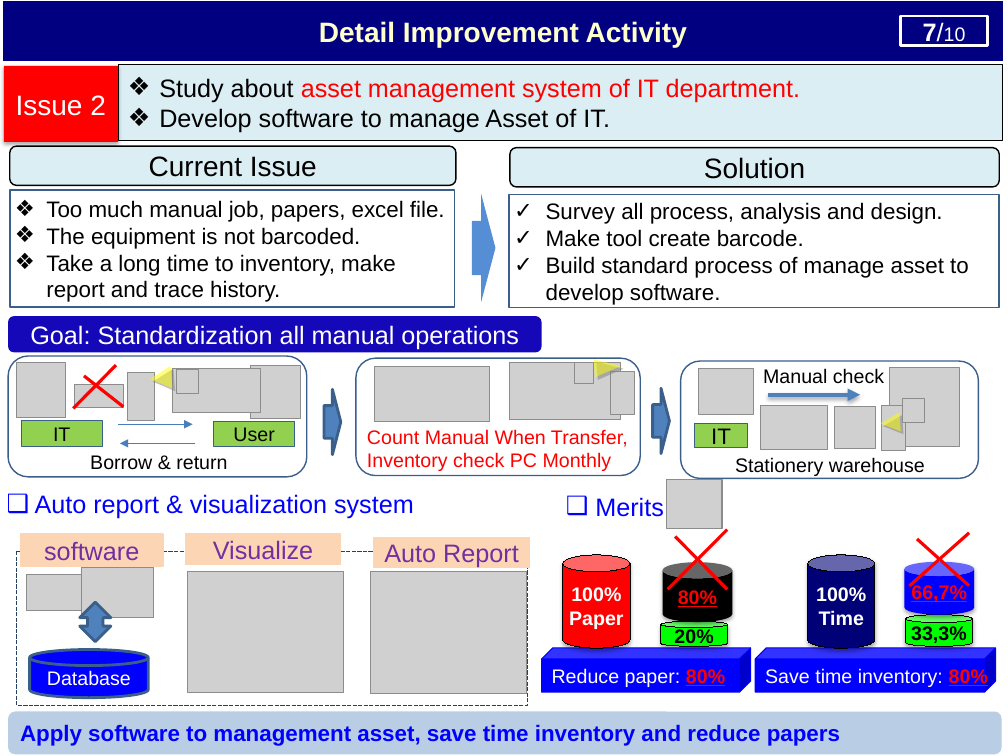
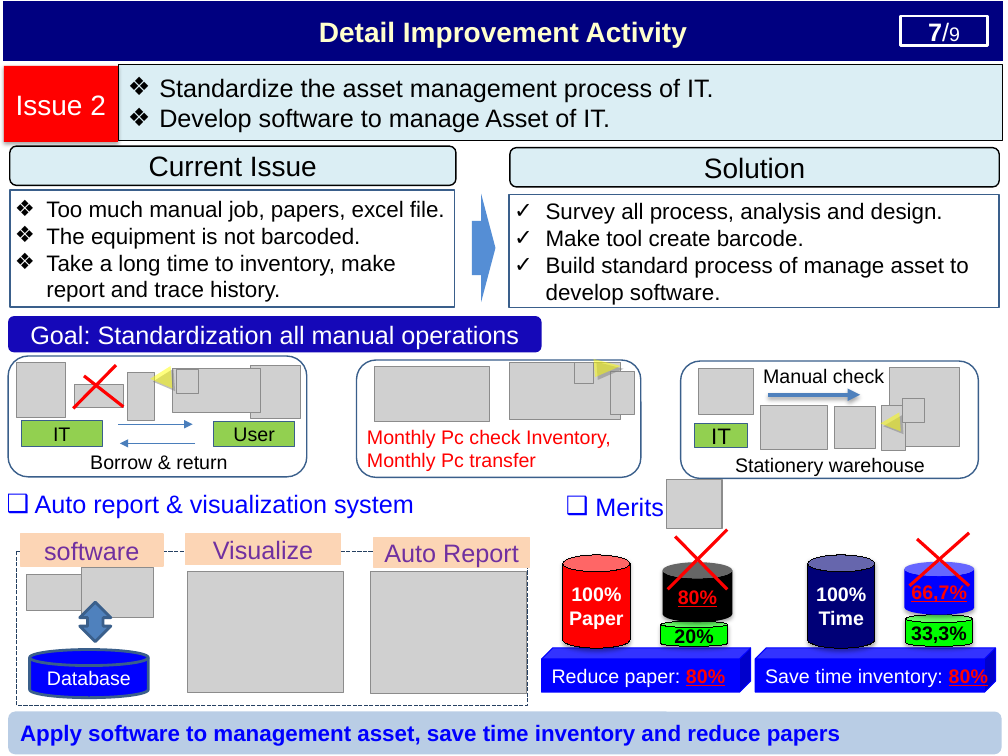
Before and after one commit to thietbicongnghevietnam/ReportPSNV, a slide deck: slide 8 of Report_test.pptx. Drawn at 1008x756 pixels with LibreOffice and Linux fonts; fonts in the diff are those of the drawing; grey boxes stand for pictures. Boxes give left, top, right and bottom in pixels: in the first picture for what was removed or moved away, otherwise in the second. Text is boxed around its words. In the diff, an @@ line names an element or a change of style, - is before the commit and + after.

```diff
--- a/Report_test.pptx
+++ b/Report_test.pptx
@@ text in rectangle at (x1=928, y1=22, x2=960, y2=46): text changed @@
-7/10
+7/9
@@ text in rectangle at (x1=159, y1=78, x2=714, y2=102): text changed; text colour #FF0000 to #000000 @@
-❖ Study about asset management system of IT department.
+❖ Standardize the asset management process of IT.
@@ right arrow removed at (x1=324, y1=389, x2=341, y2=455) @@
@@ right arrow removed at (x1=652, y1=388, x2=669, y2=454) @@
@@ text at (x1=367, y1=429, x2=611, y2=471): text changed @@
-Count Manual When Transfer, Inventory check PC Monthly
+Monthly Pc check Inventory, Monthly Pc transfer
```
Also in this commit, not shown: 8 other slides changed, 2 other files.
